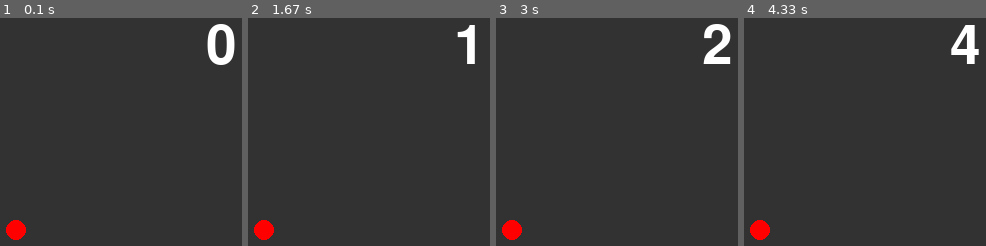
Above: before the commit, frames 1-4 (left to right).
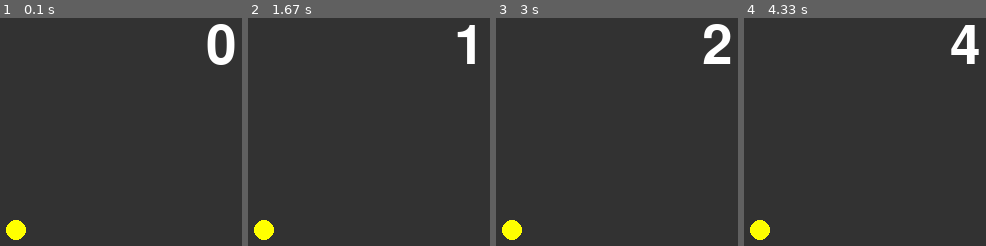
Above: after the commit, the same moments.

Repository: Kanji1230/ProjExD_01
Game: pygame game, started from ex01/pygame_system.py
Same seed, same stepped clock (60 frames per second), same inputs: the game is played once before the commit and once after it.
Inputs:
- Up to frame 1 (0.1 s): no input
- Up to frame 2 (1.67 s): no input
- Up to frame 3 (3 s): no input
- Up to frame 4 (4.33 s): no input

The runs differ from the first frame. In frame 1, 0.6% of the frame differs, in the area x 2-11%, y 88-98%; in frame 2, 0.6%; in frame 3, 0.6%; in frame 4, 0.6%.

Commit message:
黄色まるにした

Diff:
--- a/ex01/pygame_system.py
+++ b/ex01/pygame_system.py
@@ -7,8 +7,8 @@
     clock = pg.time.Clock()
     font = pg.font.Font(None, 80)
 
-    enn = pg.Surface((20, 20))
-    pg.draw.circle(enn, (255, 0, 0), (10, 10), 10)
+    enn = pg.Surface((20, 20))                          #紅い円のやつ
+    pg.draw.circle(enn, (255, 255, 0), (10, 10), 10)      #二つ目の変数(255, 0, 0)が色を表している
     enn.set_colorkey((0, 0, 0))
 
     tmr = 0                                             #ここまでゲームの初期化
@@ -22,7 +22,7 @@
         screen.blit(enn, [100, 400])
         pg.display.update()
         tmr += 1
-        clock.tick(1)
+        clock.tick(1)                                   #一秒間に何while分まわるかを指示している（通常はとてつもない速さでwhile文が回っている。
 
 
 if __name__ == "__main__":                  #大切な部分。初期化と正常終了が明記されている
